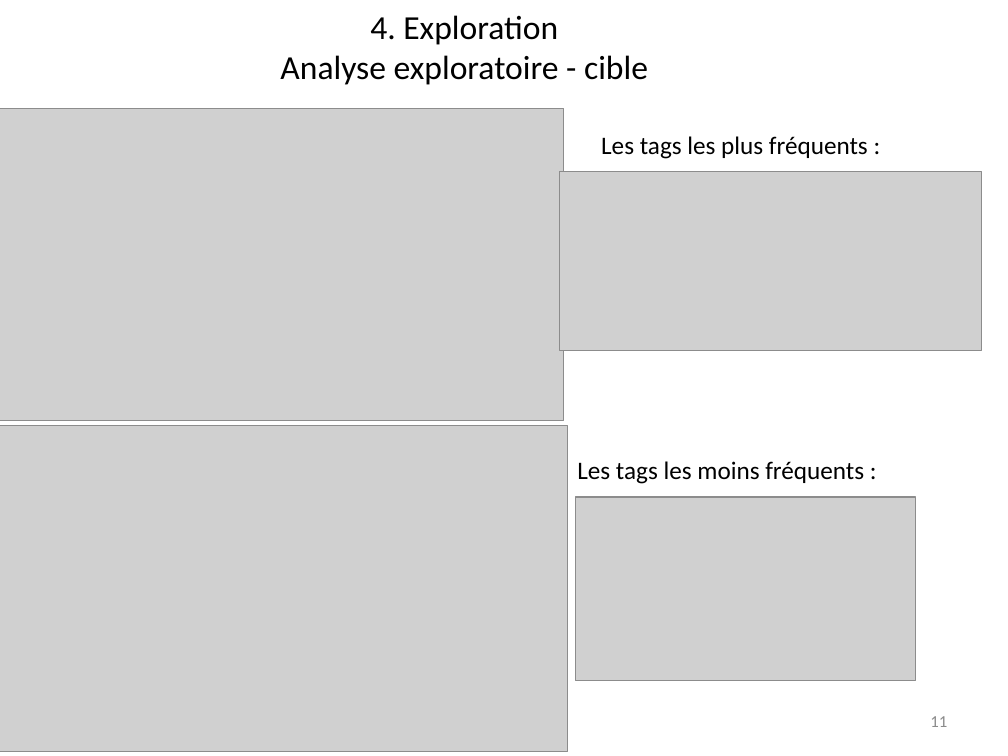
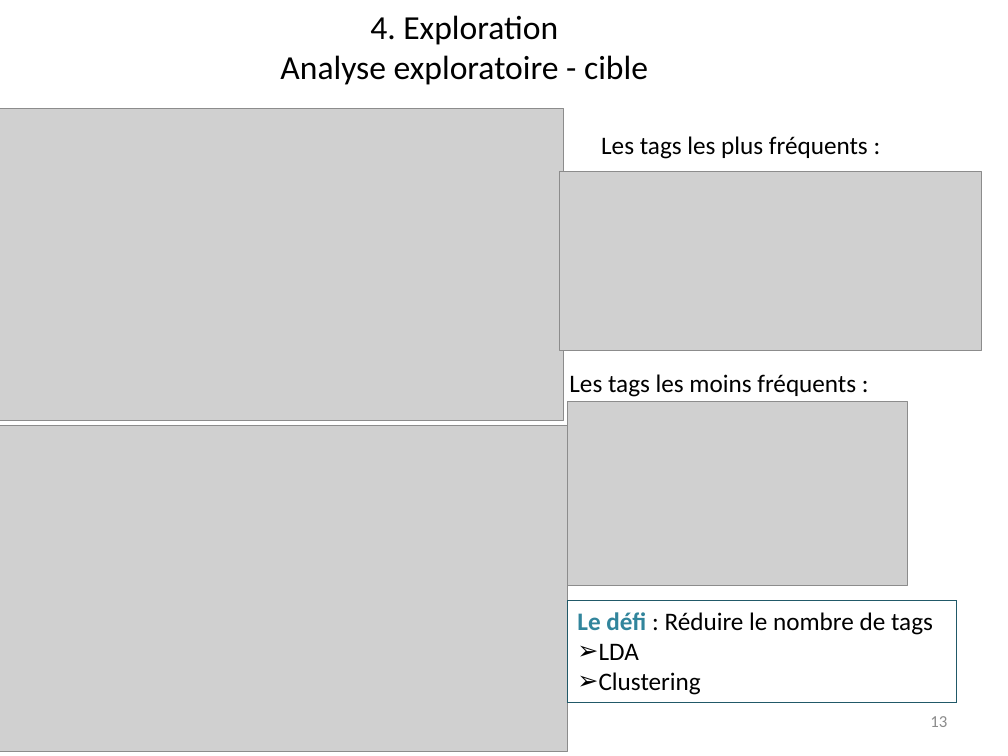
Before and after one commit to Lenka-St/Projet5, a slide deck: slide 13 of Projet 5 - Catégorisez automatiquement des questions.pptx (slide 11 before the commit). Drawn at 1008x756 pixels with LibreOffice and Linux fonts; fonts in the diff are those of the drawing; grey boxes stand for pictures. Boxes give left, top, right and bottom in pixels: in the first picture for what was removed or moved away, otherwise in the second. Text is boxed around its words. In the diff, an @@ line names an element or a change of style, - is before the commit and + after.

```diff
--- a/Projet 5 - Catégorisez automatiquement des questions.pptx
+++ b/Projet 5 - Catégorisez automatiquement des questions.pptx
@@ text "Les tags les moins fréquents ...": place and size @@
-text "Les tags les moins fréquents ..." at (577,461,864,484)
+text "Les tags les moins fréquents ..." at (569,374,856,397)
@@ picture: place and size @@
-picture at (576,497,916,680)
+picture at (568,402,908,586)
@@ rectangle added at (568,600,957,702), outline #215968 0.75 pt, 18 pt, text #000000 @@
+Le défi : Réduire le nombre de tags
+➢ LDA
+➢ Clustering
@@ page number at (930,716,947,727): text changed @@
-11
+13
```
Also in this commit, not shown: 16 other slides changed, 8 slides added, 1 slide removed.
